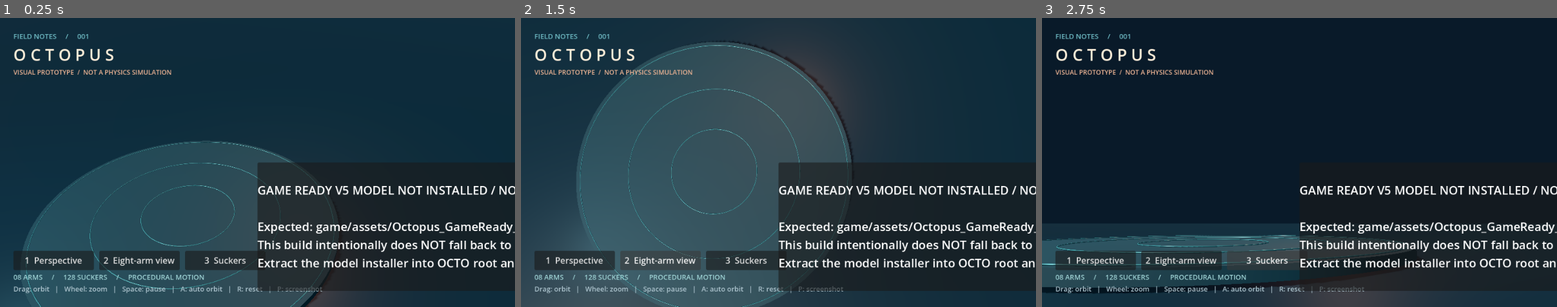
Above: before the commit, frames 1-3 (left to right).
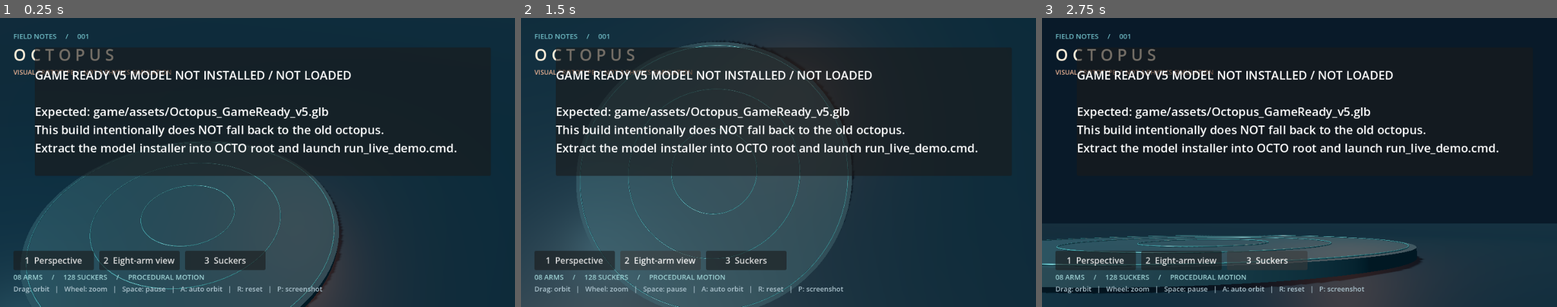
Above: after the commit, the same moments.

Repository: songhh06/OCTO
Game: Godot game, scene res://scenes/live_demo.tscn
Two runs of this game, one before a commit and one after it. Both use one fixed random seed, a clock stepped at 60 frames per second and the inputs below.
Inputs:
- Up to frame 1 (0.25 s): no input
- Up to frame 2 (1.5 s): click "1 Perspective" at 0.5 s; click "2 Eight-arm view" at 1.25 s
- Up to frame 3 (2.75 s): click "3 Suckers" at 2 s

The runs differ from the first frame. In frame 1, 15% of the frame differs, in the area x 6-100%, y 10-95%; in frame 2, 27%; in frame 3, 9.8%.

Commit message:
P2V: show prominent missing-GLB viewport warning and machine-readable diagnostic

Diff:
--- a/game/scripts/live_demo.gd
+++ b/game/scripts/live_demo.gd
@@ -72,7 +72,7 @@
             var warning_layer := CanvasLayer.new()
             add_child(warning_layer)
             var missing_panel := PanelContainer.new()
-            missing_panel.set_anchors_and_offsets_preset(Control.PRESET_CENTER)
+            missing_panel.position = Vector2(65, 55)
             missing_panel.custom_minimum_size = Vector2(850, 240)
             warning_layer.add_child(missing_panel)
             var notice := Label.new()
@@ -80,6 +80,7 @@
             notice.add_theme_font_size_override("font_size", 22)
             notice.text = "GAME READY V5 MODEL NOT INSTALLED / NOT LOADED\n\nExpected: game/assets/Octopus_GameReady_v5.glb\nThis build intentionally does NOT fall back to the old octopus.\nExtract the model installer into OCTO root and launch run_live_demo.cmd."
             missing_panel.add_child(notice)
+            print("GAME_READY_MODEL_REQUIRED at " + ProjectSettings.globalize_path(MODEL_PATH))
             push_warning("GAME_READY_MODEL_REQUIRED at " + ProjectSettings.globalize_path(MODEL_PATH))
             set_process(false)
             return
